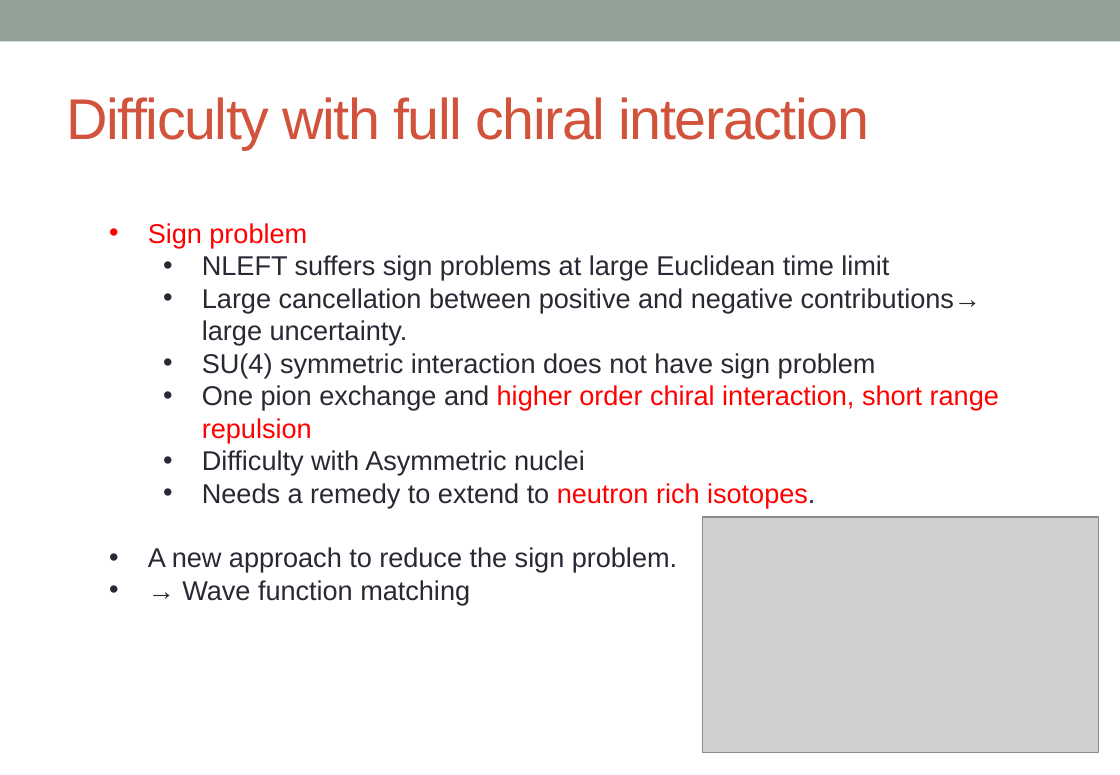
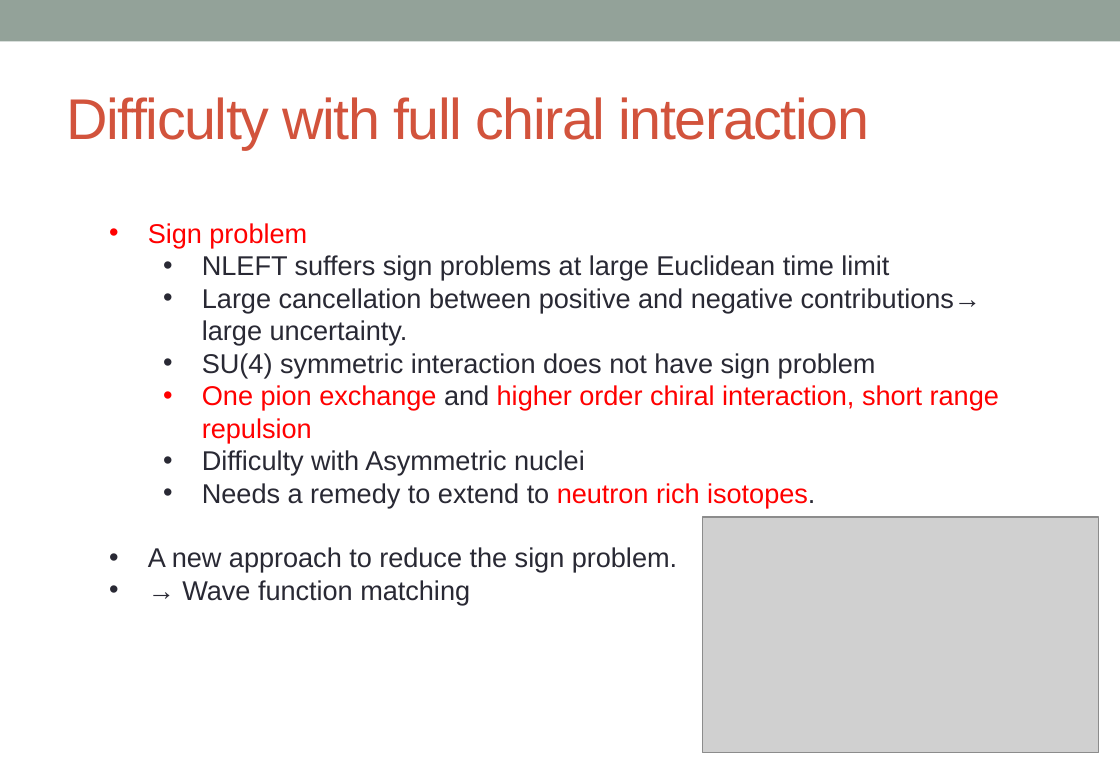
Before and after one commit to alphacentaury-github/NPSS2020, a slide deck: slide 17 of 20241203_NTSE2024.pptx. Drawn at 1120x775 pixels with LibreOffice and Linux fonts; fonts in the diff are those of the drawing; grey boxes stand for pictures. Boxes give left, top, right and bottom in pixels: in the first picture for what was removed or moved away, otherwise in the second. Text is boxed around its words. In the diff, an @@ line names an element or a change of style, - is before the commit and + after.

```diff
--- a/20241203_NTSE2024.pptx
+++ b/20241203_NTSE2024.pptx
@@ text at box(202, 385, 999, 443): text colour #292934 to #FF0000 in "One pion exchange" @@
```
Also in this commit, not shown: 2 other slides changed, 3 slides added.
